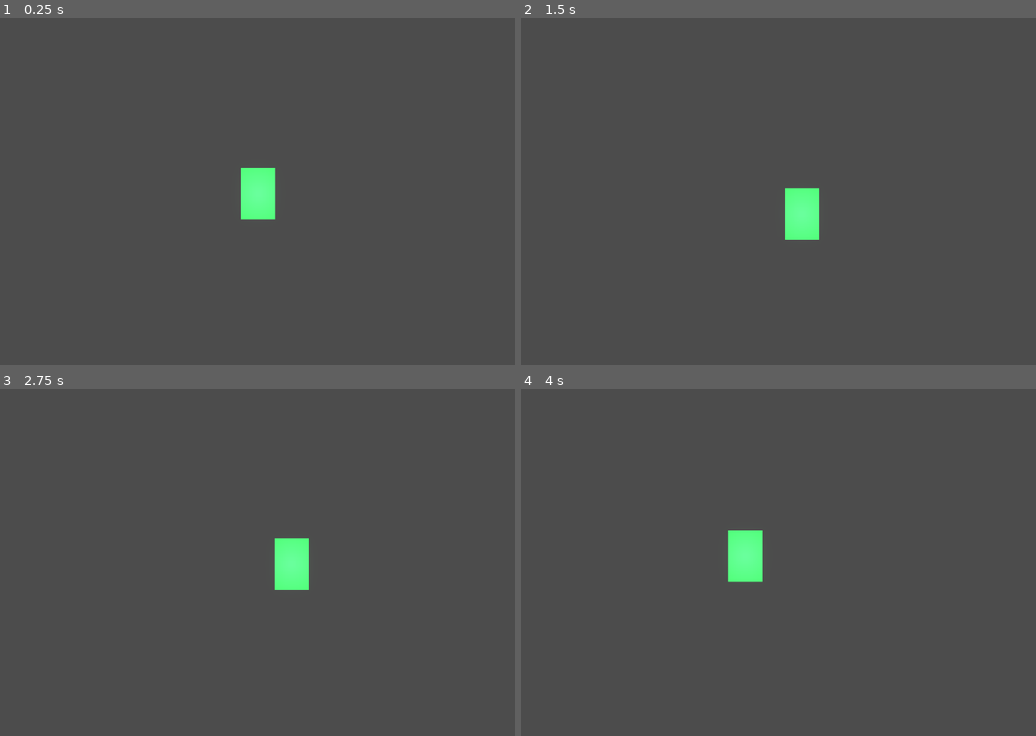
Above: before the commit, frames 1-4 (two rows, left to right).
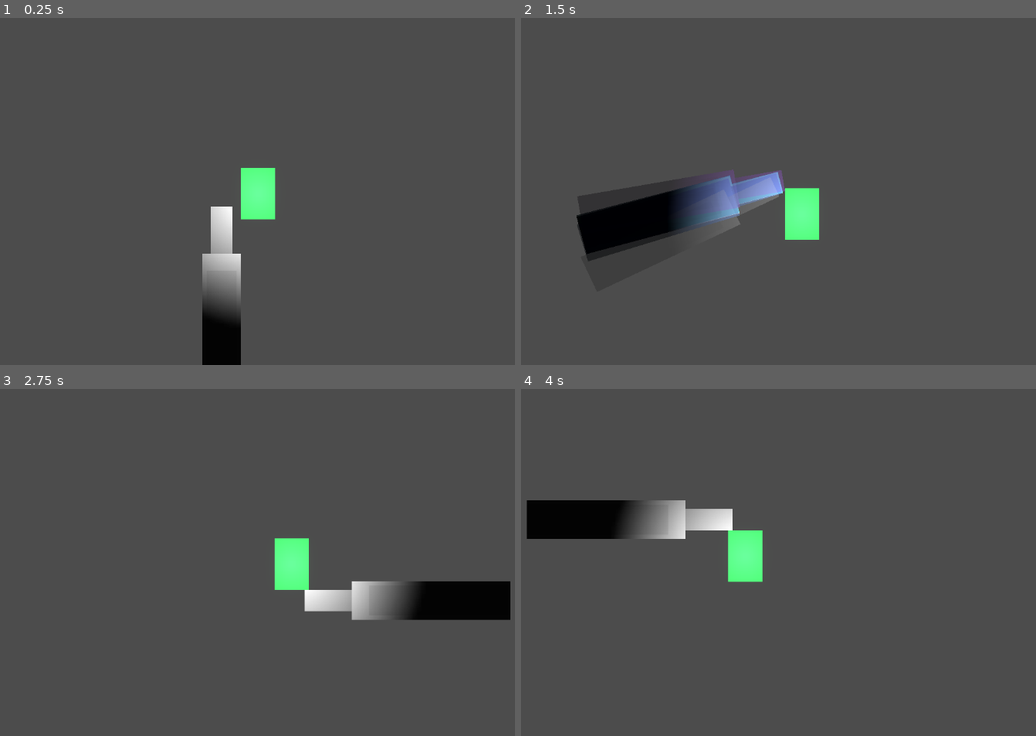
Above: after the commit, the same moments.

Repository: WMsans/top-down-rogue
Game: Godot game, scene res://scenes/main.tscn
Two runs of this game, one before a commit and one after it. Both use one fixed random seed, a clock stepped at 60 frames per second and the inputs below.
Inputs (mouse positions are in pixels of both pictures, inside the frame that each line leads up to):
- Up to frame 1 (0.25 s): no input
- Up to frame 2 (1.5 s): tap Enter at 0.5 s; move the mouse to (912, 174) at 0.52 s; hold D 0.53-1.28 s; tap Z at 0.6 s; click (912, 174) at 0.67 s; tap Space at 1.25 s; move the mouse to (654, 208) at 1.27 s; hold S from 1.28 s (still down); tap X at 1.35 s
- Up to frame 3 (2.75 s): move the mouse to (319, 486) at 2.02 s; release S at 2.03 s; hold D from 2.03 s (still down); tap C at 2.1 s
- Up to frame 4 (4 s): move the mouse to (747, 631) at 2.77 s; release D at 2.78 s; hold W 2.78-3.53 s; tap Z at 2.85 s; click (747, 631) at 2.92 s; move the mouse to (963, 614) at 3.52 s; hold A from 3.53 s (still down); tap X at 3.6 s

The runs differ from the first frame. In frame 1, 2.6% of the frame differs, in the area x 39-47%, y 54-100%; in frame 2, 5.5%, in the area x 10-52%, y 43-71%; in frame 3, 3.6%; in frame 4, 3.6%.
Error before the commit: Parse Error: Cannot infer the type of "overshoot_end" variable because the value doesn't have a set type. (res://src/player/weapon_visual.gd:71)
Error after the commit: Cannot call method 'shader_create_from_spirv' on a null value. (res://src/core/world_manager.gd:97)

Commit message:
fix: compile type error

Diff:
--- a/src/player/weapon_visual.gd
+++ b/src/player/weapon_visual.gd
@@ -68,7 +68,7 @@
 	if t < SWING_PHASE_RATIO:
 		var swing_t := t / SWING_PHASE_RATIO
 		var eased_t := _elastic_out(swing_t)
-		var overshoot_end := _end_angle + OVERSHOOT_ANGLE * sign(_end_angle - _start_angle)
+		var overshoot_end: float = _end_angle + OVERSHOOT_ANGLE * sign(_end_angle - _start_angle)
 		var current_angle := lerpf(_start_angle, overshoot_end, eased_t)
 
 		position = Vector2.ZERO
@@ -78,7 +78,7 @@
 	else:
 		var return_t := (t - SWING_PHASE_RATIO) / (1.0 - SWING_PHASE_RATIO)
 		var eased_return := ease(return_t, RETURN_EASE_POWER)
-		var overshoot_end := _end_angle + OVERSHOOT_ANGLE * sign(_end_angle - _start_angle)
+		var overshoot_end: float = _end_angle + OVERSHOOT_ANGLE * sign(_end_angle - _start_angle)
 		var current_angle := lerpf(overshoot_end, _facing_angle, eased_return)
 
 		position = Vector2(cos(_facing_angle), sin(_facing_angle)) * PIVOT_DISTANCE
@@ -132,12 +132,12 @@
 			if trail_t < SWING_PHASE_RATIO:
 				var swing_t := trail_t / SWING_PHASE_RATIO
 				var trail_eased := _elastic_out(swing_t)
-				var overshoot_end := _end_angle + OVERSHOOT_ANGLE * sign(_end_angle - _start_angle)
+				var overshoot_end: float = _end_angle + OVERSHOOT_ANGLE * sign(_end_angle - _start_angle)
 				var trail_angle := lerpf(_start_angle, overshoot_end, trail_eased)
 				trail.position = _get_position_at_angle(trail_angle, PIVOT_DISTANCE)
 				trail.rotation = trail_angle + PI / 2.0
 			else:
-				var overshoot_end := _end_angle + OVERSHOOT_ANGLE * sign(_end_angle - _start_angle)
+				var overshoot_end: float = _end_angle + OVERSHOOT_ANGLE * sign(_end_angle - _start_angle)
 				var return_t := (trail_t - SWING_PHASE_RATIO) / (1.0 - SWING_PHASE_RATIO)
 				var eased_return := ease(return_t, RETURN_EASE_POWER)
 				var trail_angle := lerpf(overshoot_end, _facing_angle, eased_return)
